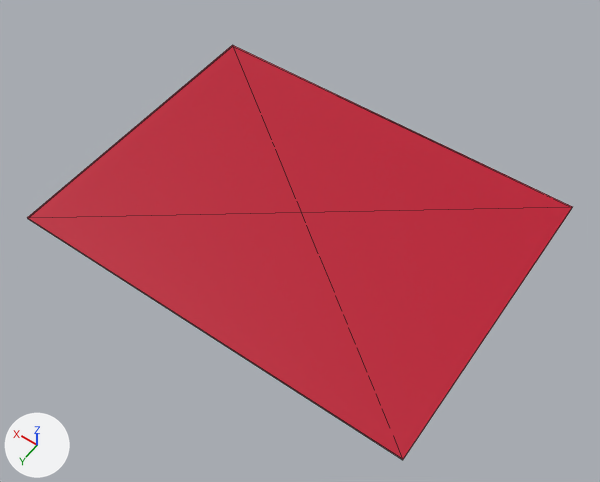
An edit to the glTF model assets/floor_basic.glb, drawn before and after from the same camera.
Rendered twice from a 50 mm lens placed at (-32.1, 44.5, 64.8), pointed at (-2.2, 2.7, -0.9). Arrows for +X, +Y and +Z are at lower left; the lights stay in place. Mesh edges are drawn as thin lines. Vertices at the same position are counted once.
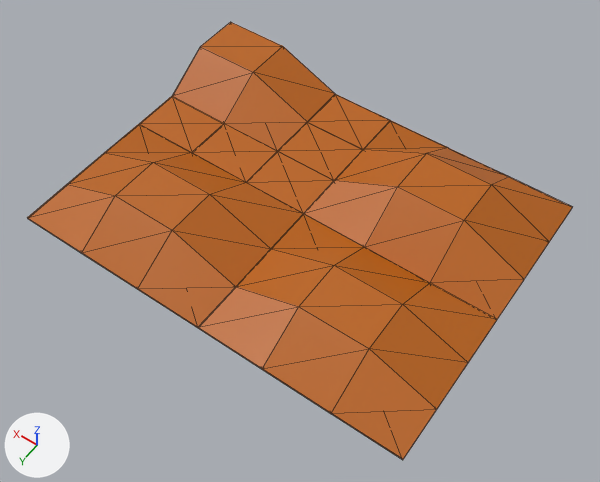
What differs and where, as boxes [x1, y1, x2, y2] in the pictures (600 x 482 px):
'Cube', recoloured, reshaped (red to orange): before [27, 45, 573, 460]; after [27, 22, 573, 460]

Edits to the bpy script that builds the scene:
```text
Change mat_material:
    mat_material.base_color: (0.499, 0.00209, 0.026) -> (0.497, 0.125, 0.00283)  # red #bb072d -> orange #bb6309
Change me_cube:
    used by ob_cube; location = (0.0, 0.0, 0.0)
    remove me_cube.from_pydata(...)  # 8 vertices, 12 faces; spans x -22.7..21.7, y -16.7..16.7, z -0.4..-0.2
    add me_cube.from_pydata(...)  # 98 vertices, 192 faces; spans x -22.7..21.7, y -16.7..16.7, z -0.4..3.6
    me_cube part 1
    1 vertex is removed from x 21.7, y -16.7, z -0.2
    12 faces are deleted
    21 vertices are added at x -15.5..21.7, y -16.7..16.7, z -0.4..3.6
    5 new vertices lie (0.0, -5.5, 0.0) away from vertices in x -22.7..21.7, y 16.7, z -0.4..-0.2
    5 new vertices lie (7.4, 0.0, 0.0) away from vertices in x -15.5, y -16.7..16.7, z -0.4..-0.2
    6 new vertices lie (0.0, -5.6, 0.0) away from vertices in x -22.7..21.7, y 11.2, z -0.4..-0.2
    6 new vertices lie (7.4, 0.0, 0.0) away from vertices in x -8.1, y -16.7..16.7, z -0.4..-0.2
    7 new vertices lie (0.0, -5.6, 0.0) away from vertices in x -22.7..21.7, y 5.6, z -0.4..-0.2
    7 new vertices lie (-7.7, 0.0, 0.0) away from vertices in x 21.7, y -16.7..16.7, z -0.4..-0.2
    9 new vertices lie (0.0, -5.6, 0.0) away from vertices in x -22.7..21.7, y 0.0, z -0.4..-0.2
    9 new vertices lie (-7.3, 0.0, 0.0) away from vertices in x 14.0, y -16.7..16.7, z -0.4..-0.2
    10 new vertices lie (0.0, -5.5, 0.0) away from vertices in x -22.7..21.7, y -5.6..16.7, z -0.4..-0.2
    6 new vertices lie (7.4, 0.0, 0.0) away from vertices in x -15.5..-0.7, y -16.7..11.2, z -0.2..3.6
    192 new faces join them
```
